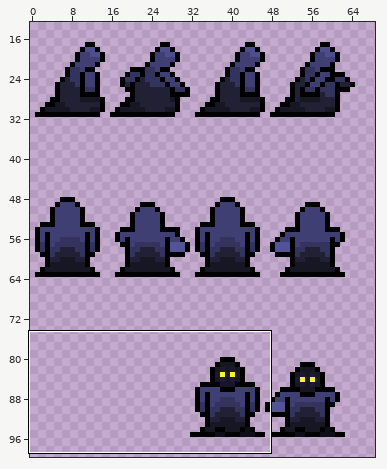
File history of a sprite sheet, новый-игровой-проект/Sprites/enemy_animation/enemy.png. The first picture is a wide view before the edit; the outline marks the close-up.
Close-up. As it was:
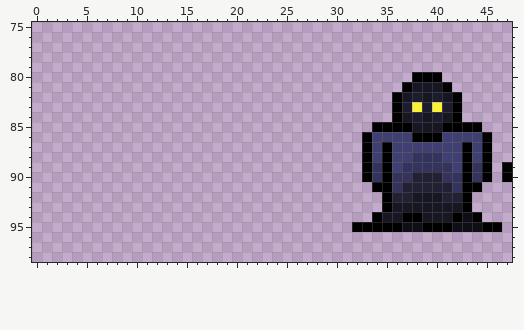
The file is 100x100 pixels. Colours within 5 levels of each other are drawn and written as one. Shown: x 0..47, y 75..98. The old version is drawn lined up with the new one. The wide view leaves out empty margins. The commit also changed other parts of the picture, which this record leaves out.
Now the later version:
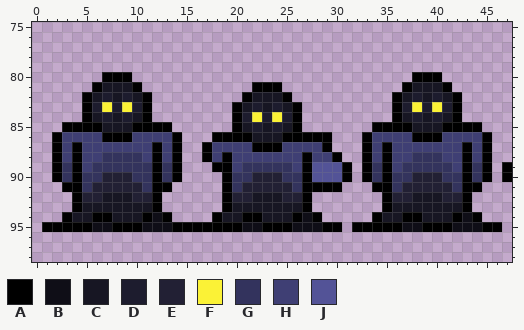
Palette (. is transparent): A #000000  B #0f0e17  C #171623  D #1d1c2e  E #222034  F #fbf236  G #33335d  H #3f3f74  J #535397
Change:
drawings rearranged on the sheet (the old picture shows each at its new place; 2 dropped ones are not shown)
y 80: x 7..9 ... -> AAA
y 81: x 6..10 ..... -> ACCCA; x 22..24 ... -> AAA
y 82: x 5..11 ....... -> ACDCDCA; x 21..25 ..... -> ACCCA
y 83: x 5..11 ....... -> ADFDFDA; x 20..26 ....... -> ACDCDCA
y 84: x 5..11 ....... -> ACDCDCA; x 20..26 ....... -> ADFDFDA
y 85: x 3..13 ........... -> AAAACCCAAAA; x 20..26 ....... -> ACDCDCA
y 86: x 2..14 ............. -> AHHHHAAAHHHHA; x 18..29 ............ -> AAAACCCAAAAA
y 87: x 2..14 ............. -> AHAHHHHHHHAHA; x 17..29 ............. -> AHHHHAAAHHHHA
y 88: x 2..14 ............. -> AHAHHGGGGHAHA; x 17..30 .............. -> AHAHHHHHHHAHHA
y 89: x 2..14 ............. -> AGAHGGGGGGAGA; x 18..31 .............. -> AAHGGGGGHAJJJA
y 90: x 2..14 ............. -> AGAGGEEEGGAGA; x 19..31 ............. -> AGGEEEGGAJJJA
y 91: x 3..13 ........... -> AAGEEEEEGAA; x 19..30 ............ -> AGEEEEEGAAAA
y 92: x 4..12 ......... -> AEECCCEEA; x 19..27 ......... -> AEECCCEEA
y 93: x 4..12 ......... -> ACCCCCCCA; x 19..27 ......... -> ACCCCCCCA
y 94: x 3..13 ........... -> ACCAACCCABA; x 18..28 ........... -> ACCAACCCABA
y 95: x 1..30 .............................. -> AAAAABBAAABBBAAAAAAABBAAABBBAA
Boxes around the changes in both close-ups, in picture pixels (x1, y1, x2, y2):
added: (42, 72, 352, 232)
